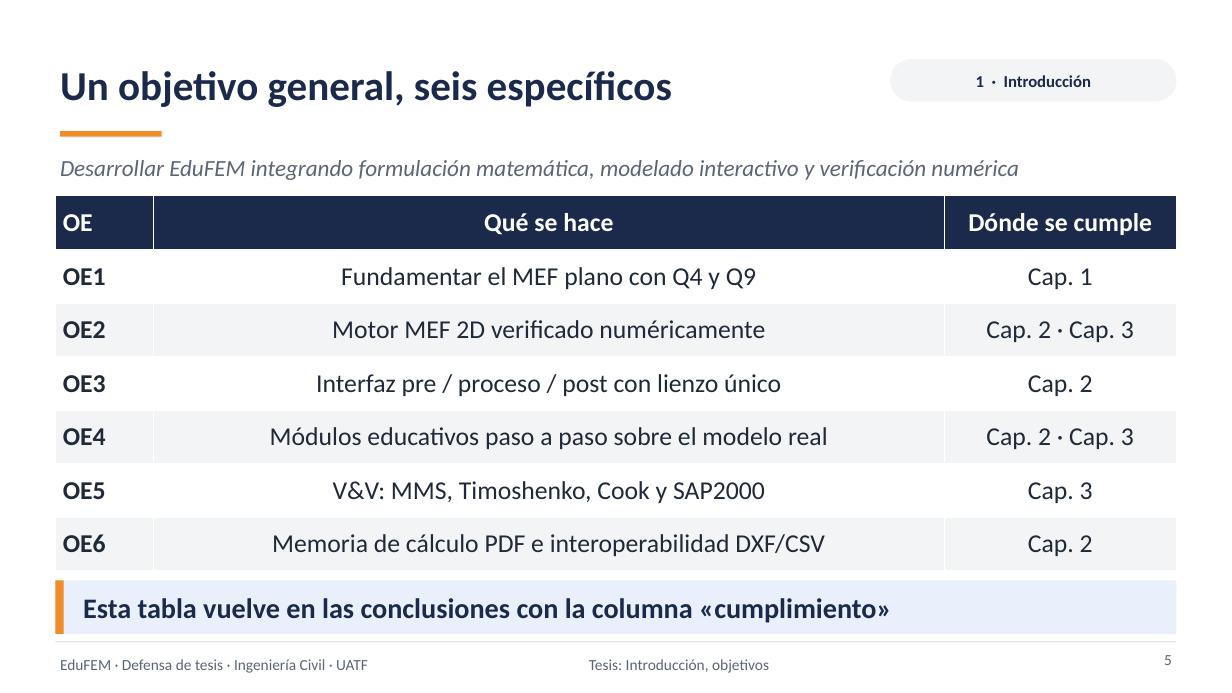
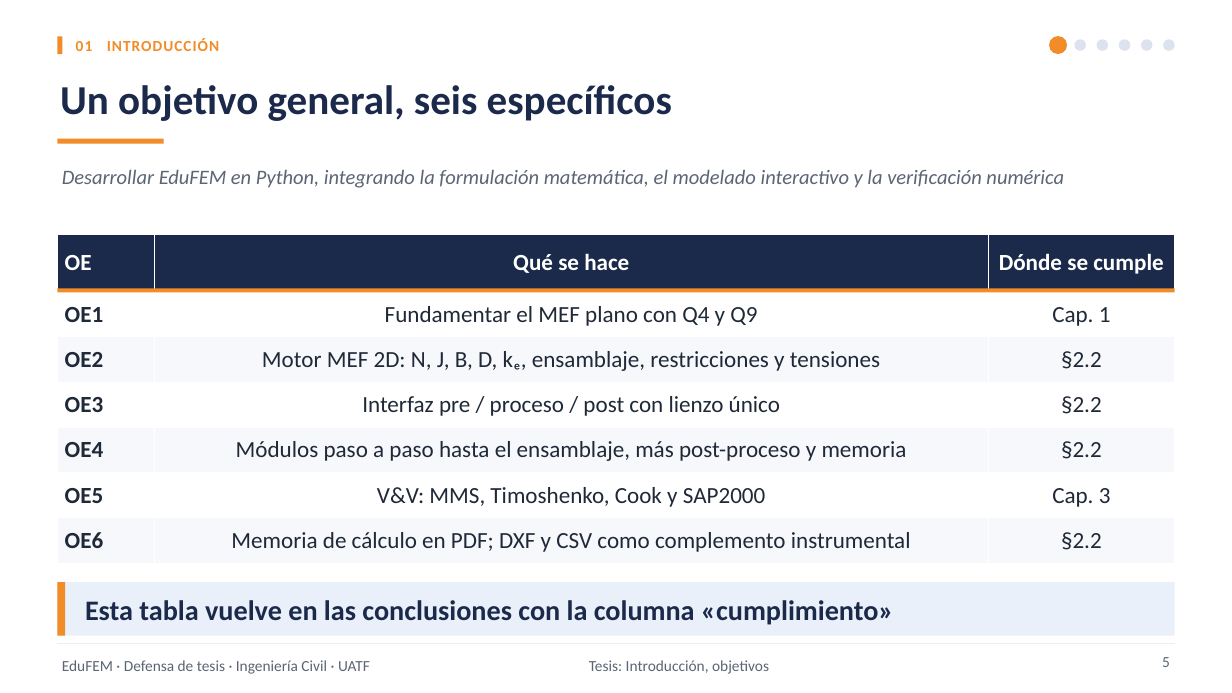
Before and after one commit to Sucullani/SoftwareED, a slide deck: slide 5 of tesis/presentacion/Defensa_EduFEM.pptx. Drawn at 1232x693 pixels with LibreOffice and Linux fonts; fonts in the diff are those of the drawing. Boxes give left, top, right and bottom in pixels: in the first picture for what was removed or moved away, otherwise in the second. Text is boxed around its words. In the diff, an @@ line names an element or a change of style, - is before the commit and + after.

```diff
--- a/tesis/presentacion/Defensa_EduFEM.pptx
+++ b/tesis/presentacion/Defensa_EduFEM.pptx
@@ text "Un objetivo general, seis específicos" moved from (x1=60, y1=71, x2=672, y2=107) to (x1=60, y1=85, x2=672, y2=121) @@
@@ rectangle added at (x1=57, y1=37, x2=63, y2=55), fill #F28C28 @@
@@ text added at (x1=76, y1=38, x2=219, y2=51), 12 pt, text #F28C28, bold @@
+01 INTRODUCCIÓN
@@ rounded rectangle removed at (x1=890, y1=59, x2=1177, y2=102) @@
-1 · Introducción
@@ ellipse added at (x1=1049, y1=36, x2=1067, y2=55), fill #F28C28 @@
@@ ellipse added at (x1=1075, y1=39, x2=1086, y2=50), fill #DCE3EE @@
@@ ellipse added at (x1=1097, y1=39, x2=1108, y2=50), fill #DCE3EE @@
@@ ellipse added at (x1=1119, y1=39, x2=1130, y2=50), fill #DCE3EE @@
@@ ellipse added at (x1=1141, y1=39, x2=1153, y2=50), fill #DCE3EE @@
@@ ellipse added at (x1=1164, y1=39, x2=1175, y2=50), fill #DCE3EE @@
@@ rectangle resized from (x1=60, y1=131, x2=162, y2=137) to (x1=57, y1=139, x2=164, y2=144) @@
@@ text at (x1=62, y1=169, x2=1064, y2=188): text changed; size 18 to 16 pt @@
-Desarrollar EduFEM integrando formulación matemática, modelado interactivo y verificación numérica
+Desarrollar EduFEM en Python, integrando la formulación matemática, el modelado interactivo y la verificación numérica
@@ table at (x1=57, y1=235, x2=1175, y2=564) @@
-row 3, column 2: Motor MEF 2D verificado numéricamente
+row 3, column 2: Motor MEF 2D: N, J, B, D, kₑ, ensamblaje, restricciones y tensiones
-row 3, column 3: Cap. 2 · Cap. 3
+row 3, column 3: §2.2
-row 4, column 3: Cap. 2
+row 4, column 3: §2.2
-row 5, column 2: Módulos educativos paso a paso sobre el modelo real
+row 5, column 2: Módulos paso a paso hasta el ensamblaje, más post-proceso y memoria
-row 5, column 3: Cap. 2 · Cap. 3
+row 5, column 3: §2.2
-row 7, column 2: Memoria de cálculo PDF e interoperabilidad DXF/CSV
+row 7, column 2: Memoria de cálculo en PDF; DXF y CSV como complemento instrumental
-row 7, column 3: Cap. 2
+row 7, column 3: §2.2
@@ fill #F3F4F6 to #F6F8FC in 9 cells @@
@@ size 20 to 18 pt in "OE", "Qué se hace", "Dónde se cumple", "OE1" and 10 more places @@
@@ table resized from (x1=55, y1=196, x2=1177, y2=571) to (x1=57, y1=235, x2=1175, y2=564) @@
@@ rectangle added at (x1=57, y1=288, x2=1175, y2=292), fill #F28C28 @@
@@ rectangle at (x1=57, y1=582, x2=1175, y2=636): fill #E9F0FB to #EAF0FA @@
@@ rectangle at (x1=57, y1=643, x2=1175, y2=644): fill #D1D5DB to #DCE3EE @@
```
Also in this commit, not shown: 37 other slides changed, 1 slide added, 10 other files.
